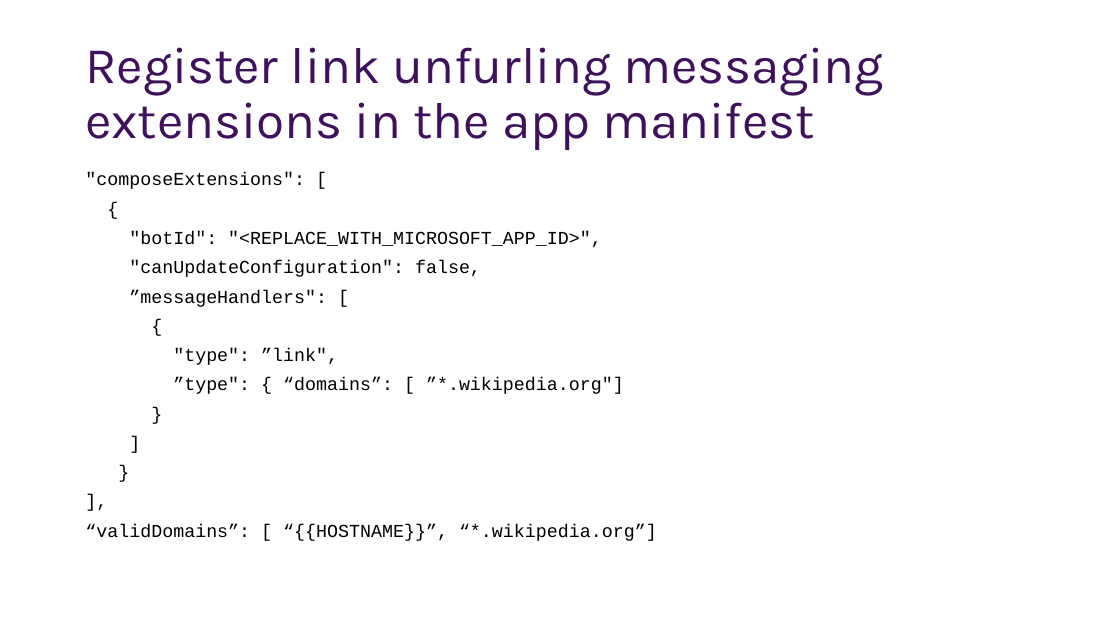
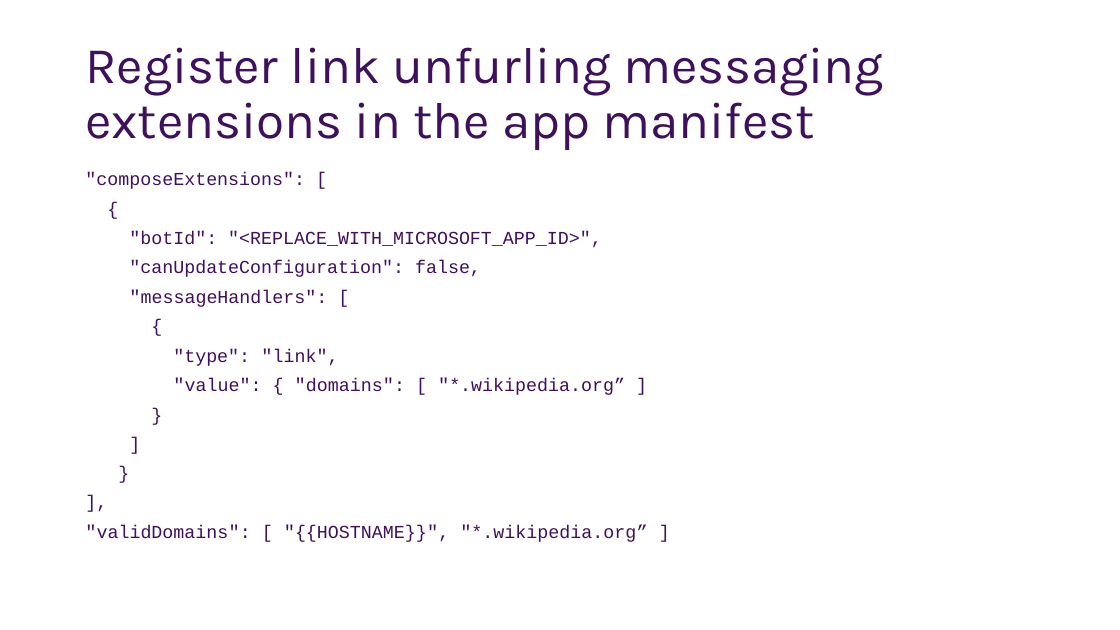
Before and after one commit to OfficeDev/TrainingContent, a slide deck: slide 21 of Teams/20 Messaging Extensions/slides.pptx. Drawn at 1120x630 pixels with LibreOffice and Linux fonts; fonts in the diff are those of the drawing; background and template pictures are left out. Boxes give left, top, right and bottom in pixels: in the first picture for what was removed or moved away, otherwise in the second. Text is boxed around its words. In the diff, an @@ line names an element or a change of style, - is before the commit and + after.

```diff
--- a/Teams/20 Messaging Extensions/slides.pptx
+++ b/Teams/20 Messaging Extensions/slides.pptx
@@ text at box(85, 173, 602, 277): text colour #000000 to #3F115C in ""composeExtensions": [", "{", ""botId": "<REPLACE_WITH_MICROSOFT_APP_ID>",", ""canUpdateConfiguration": false," and 5 more places @@
@@ text at box(129, 290, 327, 307): text changed; text colour #000000 to #3F115C @@
-”messageHandlers": [
+"messageHandlers": [
@@ text at box(173, 349, 625, 395): text changed; text colour #000000 to #3F115C @@
-"type": ”link",
-”type": { “domains”: [ ”*.wikipedia.org"]
+"type": "link",
+"value": { "domains": [ "*.wikipedia.org” ]
@@ text at box(85, 525, 647, 542): text changed; text colour #000000 to #3F115C @@
-“validDomains”: [ “{{HOSTNAME}}”, “*.wikipedia.org”]
+"validDomains": [ "{{HOSTNAME}}", "*.wikipedia.org” ]
```
Also in this commit, not shown: 7 other slides changed, 31 other files.
